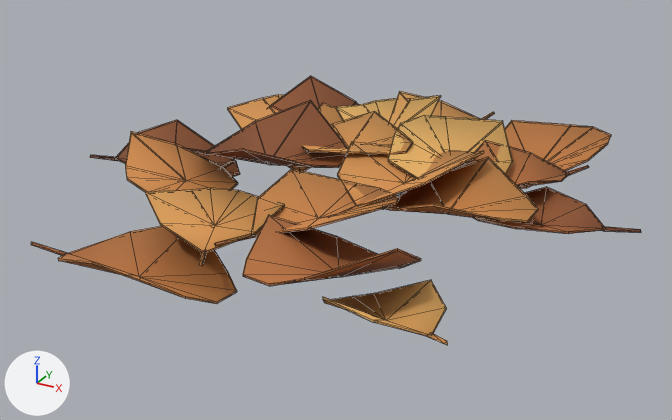
Two versions of the glTF model public/assets/flora/fallenleaves.lod0.glb, one commit apart.
One viewpoint serves both versions: a 50 mm lens placed at (0.428, -0.845, 0.424), pointed at (-0.014, -0.041, 0.021). Every picture has the same lights, and +X, +Y and +Z are marked at lower left. The first picture is the older version. Mesh edges are drawn as thin lines.

Names of what the first picture shows: 'fallenleaves_s1_lod0'.
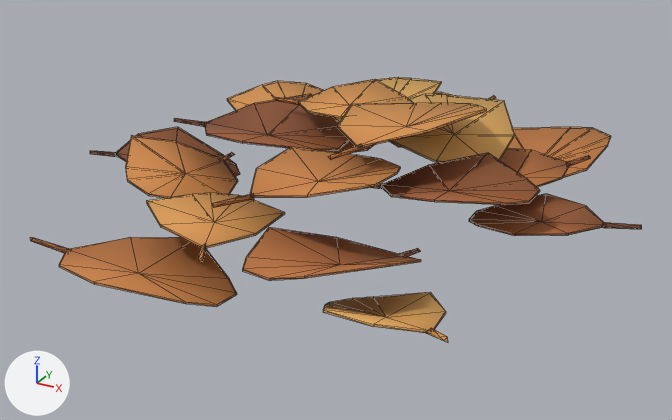
What the commit changed:
me_fallenleaves_s1_lod0 is used by ob_fallenleaves_s1_lod0; location (0.0, 0.0, 0.0).
me_fallenleaves_s1_lod0 had 494 vertices, 836 faces and spanned x -0.334..0.294, y -0.331..0.294, z -0.002..0.102.
me_fallenleaves_s1_lod0 now has 494 vertices, 836 faces and spans x -0.334..0.294, y -0.331..0.294, z -0.002..0.146.
me_fallenleaves_s1_lod0 part 1: the loose piece of 6 vertices spanning x 0.181..0.207, y -0.266..-0.244, z 0.03..0.044 is moved by (0.0, 0.0, 0.003).
me_fallenleaves_s1_lod0 part 2: the loose piece of 6 vertices spanning x -0.334..-0.312, y -0.072..-0.043, z 0.025..0.038 is multiplied about its middle by the matrix ((1.0, 0.0, -0.009), (0.0, 1.0, -0.013), (0.009, 0.013, 1.0)), then moved by (0.0, 0.0, 0.005).
me_fallenleaves_s1_lod0 part 3: the loose piece of 6 vertices spanning x -0.235..-0.19, y -0.264..-0.254, z 0.017..0.026 is moved by (0.0, 0.0, 0.005).
me_fallenleaves_s1_lod0 part 4: the loose piece of 6 vertices spanning x 0.257..0.294, y 0.001..0.005, z 0.039..0.049 is moved by (0.0, 0.0, 0.004).
me_fallenleaves_s1_lod0 part 5: the loose piece of 6 vertices spanning x -0.189..-0.184, y -0.008..0.018, z 0.024..0.028 is moved by (0.0, 0.0, 0.01).
me_fallenleaves_s1_lod0 part 6: the loose piece of 6 vertices spanning x 0.031..0.042, y 0.266..0.294, z 0.037..0.047 is moved by (0.0, 0.0, 0.022).
me_fallenleaves_s1_lod0 part 7: the loose piece of 6 vertices spanning x 0.091..0.098, y -0.104..-0.069, z 0.001..0.01 is scaled about its middle by (1.14, 1, 1.4), then moved by (0.0, 0.0, 0.01).
me_fallenleaves_s1_lod0 part 8: the loose piece of 6 vertices spanning x 0.19..0.211, y 0.104..0.128, z 0.048..0.058 is moved by (0.0, 0.0, 0.011).
me_fallenleaves_s1_lod0 part 9: the loose piece of 6 vertices spanning x -0.058..-0.037, y -0.249..-0.219, z 0.037..0.044 is moved by (0.0, 0.0, 0.005).
me_fallenleaves_s1_lod0 part 10: the loose piece of 6 vertices spanning x 0.0..0.042, y -0.043..-0.039, z 0.03..0.039 is moved by (0.0, 0.0, 0.024).
me_fallenleaves_s1_lod0 part 11: the loose piece of 6 vertices spanning x -0.248..-0.208, y -0.014..0.0, z 0.038..0.045 is multiplied about its middle by the matrix ((1.0, 0.0, -0.015), (0.0, 1.0, -0.004), (0.015, 0.004, 1.0)), then moved by (0.0, 0.0, 0.036).
me_fallenleaves_s1_lod0 part 12: the loose piece of 6 vertices spanning x -0.051..-0.029, y -0.212..-0.172, z 0.041..0.046 is moved by (0.0, 0.0, 0.04).
me_fallenleaves_s1_lod0 part 13: the loose piece of 6 vertices spanning x -0.142..-0.109, y 0.044..0.049, z 0.05..0.055 is moved by (0.0, 0.0, 0.052).
me_fallenleaves_s1_lod0 part 14: the loose piece of 6 vertices spanning x 0.018..0.032, y -0.116..-0.073, z 0.046..0.051 is moved by (0.0, 0.0, 0.064).
me_fallenleaves_s1_lod0 part 15: 366 of 494 vertices moved; they spanned x -0.323..0.261, y -0.331..0.269, z 0.001..0.102 and now span x -0.323..0.261, y -0.331..0.269, z -0.001..0.146; mean shift (0.0, 0.0, 0.013); largest move (0.03, -0.077, 0.049) -> (0.03, -0.077, 0.113).
me_fallenleaves_s1_lod0 part 16: 432 faces centred in x -0.25..0.209, y -0.323..0.293, z 0.006..0.093 are repainted in the vertex colours; the middle colour goes from orange #f0a559 to orange #efa458.
me_fallenleaves_s1_lod0 part 17: 93 faces centred in x -0.227..0.201, y -0.296..0.237, z 0.0..0.08 are repainted in the vertex colours; the middle colour goes from orange #d28245 to orange #b86d3c.
Other edits to the shape of me_fallenleaves_s1_lod0 do not show in these pictures.

Location of each change, [x1, y1, x2, y2] in pixels of the pictures (672 x 420 px; the box of a moved part takes in the faces that stretch with it):
'fallenleaves_s1_lod0', reshaped, recoloured
    before: [31, 76, 641, 345]
    after: [30, 77, 642, 342]
part 1 of me_fallenleaves_s1_lod0, moved or reshaped
    before: [427, 332, 448, 345]
    after: [427, 328, 448, 342]
part 2 of me_fallenleaves_s1_lod0, moved or reshaped
    before: [90, 155, 119, 161]
    after: [90, 151, 118, 157]
part 3 of me_fallenleaves_s1_lod0, moved or reshaped
    before: [31, 242, 68, 256]
    after: [30, 237, 70, 253]
part 4 of me_fallenleaves_s1_lod0, moved or reshaped
    before: [603, 226, 641, 233]
    after: [603, 222, 642, 229]
part 5 of me_fallenleaves_s1_lod0, moved or reshaped
    before: [221, 160, 234, 168]
    after: [220, 152, 235, 161]
part 6 of me_fallenleaves_s1_lod0, moved or reshaped
    before: [481, 112, 495, 120]
    after: [488, 96, 496, 100]
part 7 of me_fallenleaves_s1_lod0, moved or reshaped (not visible before)
    after: [400, 248, 420, 256]
part 8 of me_fallenleaves_s1_lod0, moved or reshaped
    before: [566, 165, 589, 175]
    after: [566, 155, 590, 166]
part 9 of me_fallenleaves_s1_lod0, moved or reshaped
    before: [199, 249, 206, 266]
    after: [198, 244, 206, 261]
part 10 of me_fallenleaves_s1_lod0, moved or reshaped (not visible before)
    after: [370, 183, 384, 189]
part 11 of me_fallenleaves_s1_lod0, moved or reshaped
    before: [186, 148, 208, 155]
    after: [174, 118, 207, 127]
part 12 of me_fallenleaves_s1_lod0, moved or reshaped
    before: [214, 235, 255, 246]
    after: [212, 193, 254, 207]
part 13 of me_fallenleaves_s1_lod0, moved or reshaped (not visible before)
    after: [276, 97, 300, 105]
part 14 of me_fallenleaves_s1_lod0, moved or reshaped
    before: [336, 205, 358, 215]
    after: [328, 144, 362, 160]
part 15 of me_fallenleaves_s1_lod0, moved or reshaped
    before: [58, 76, 611, 336]
    after: [59, 77, 611, 333]
part 16 of me_fallenleaves_s1_lod0, edited (looks the same)
    both: [63, 131, 603, 333]
part 17 of me_fallenleaves_s1_lod0, recoloured
    before: [62, 157, 538, 275]
    after: [220, 152, 540, 205]
